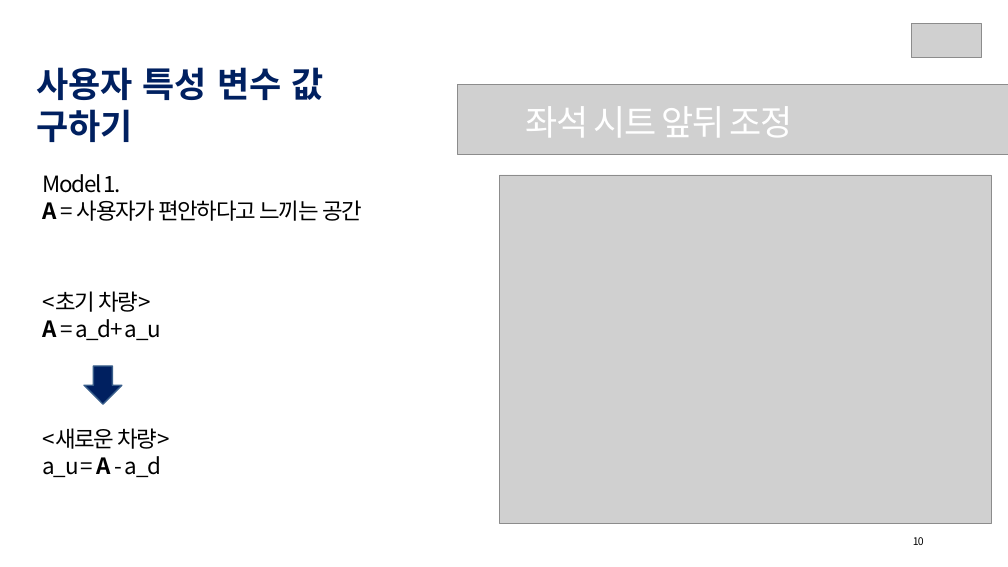
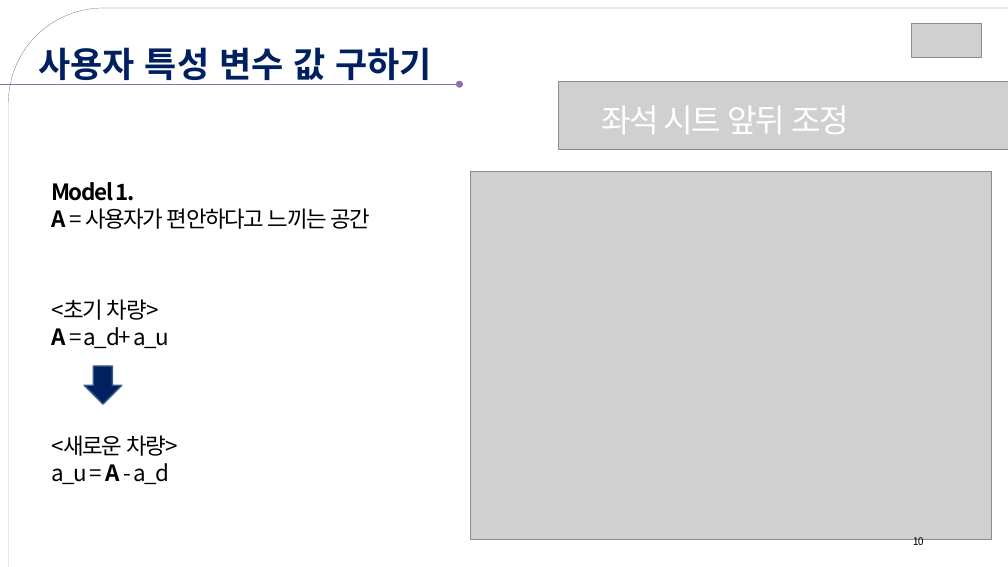
Before and after one commit to hyedinion/DrivePosition, a slide deck: slide 10 of SL_차량용어플리케이션아이디어_Hustar.pptx. Drawn at 1008x567 pixels with LibreOffice and Linux fonts; fonts in the diff are those of the drawing; grey boxes stand for pictures; background and template pictures are left out. Boxes give left, top, right and bottom in pixels: in the first picture for what was removed or moved away, otherwise in the second. Text is boxed around its words. In the diff, an @@ line names an element or a change of style, - is before the commit and + after.

```diff
--- a/SL_차량용어플리케이션아이디어_Hustar.pptx
+++ b/SL_차량용어플리케이션아이디어_Hustar.pptx
@@ round rect added at [9, 8, 1008, 567], outline #FFFFFF 0.25 pt @@
@@ text "사용자 특성 변수 값 구하기" rewrapped from [36, 67, 323, 142] to [39, 47, 432, 85] @@
@@ arrow added from (0, 84) to (460, 84), #906DB2 0.75 pt @@
@@ picture: place and size @@
-picture at [457, 84, 1008, 154]
+picture at [558, 82, 1008, 149]
@@ text "좌석 시트 앞뒤 조정": place and size @@
-text "좌석 시트 앞뒤 조정" at [526, 106, 793, 137]
+text "좌석 시트 앞뒤 조정" at [601, 106, 849, 134]
@@ text "좌석 시트 앞뒤 조정" at [601, 106, 849, 134]: size 50 to 46 pt @@
@@ text "Model 1.": place and size @@
-text "Model 1." at [43, 174, 362, 221]
+text "Model 1." at [51, 182, 370, 229]
@@ picture: place and size @@
-picture at [499, 175, 991, 523]
+picture at [470, 171, 991, 539]
@@ text at [51, 182, 134, 201]: bold on in "Model 1." @@
@@ text "<초기 차량>": place and size @@
-text "<초기 차량>" at [43, 291, 161, 340]
+text "<초기 차량>" at [51, 299, 169, 348]
@@ text "<새로운 차량>": place and size @@
-text "<새로운 차량>" at [43, 428, 170, 477]
+text "<새로운 차량>" at [51, 435, 178, 484]
```
Also in this commit, not shown: 16 other slides changed, 1 slide added, 1 slide removed.
